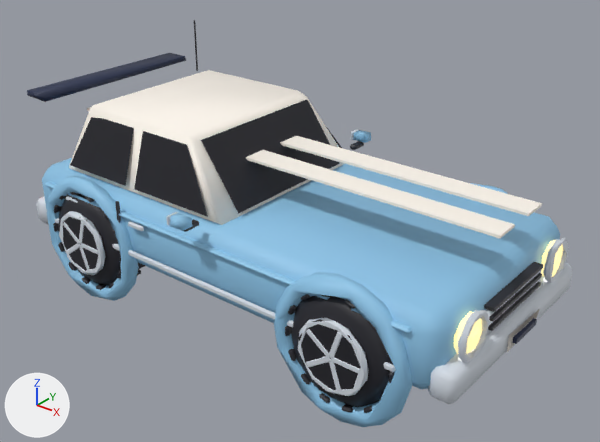
The glTF model public/models/lod/car_c.glb as it was, and as the next commit left it.
One viewpoint serves both versions: a 50 mm camera at (3.82, -4.56, 3.49) aimed at (0.17, 0.01, 0.66). Arrows for +X, +Y and +Z are at lower left; the lights stay in place. The older version comes first. Where no turn or scale is listed for an object, it has been applied to the vertices. Vertices at exactly the same position are counted once.

The first picture shows 'car_c'.
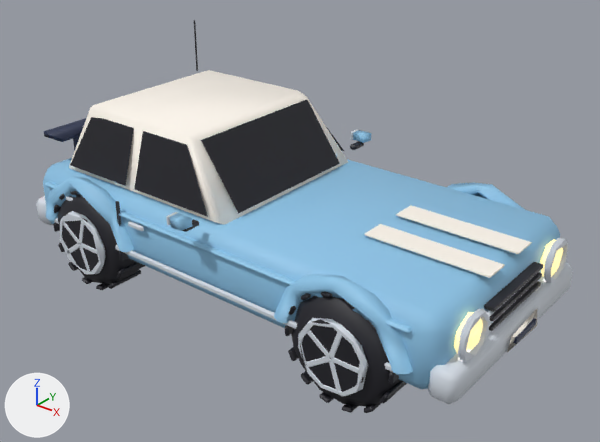
Where the newer file only moved an object's origin or applied its transform, the numbers keep the older frame.

What changed in the scene script:
```text
Change me_car_c_005:
    used by ob_car_c; location = (-0.026, 0.0, 0.892)
    remove me_car_c_005.from_pydata(...)  # 3642 vertices, 6625 faces; spans x -2.12..2.12, y -1.14..1.14, z -1.0..1.0
    add me_car_c_005.from_pydata(...)  # 3374 vertices, 6142 faces; spans x -2.12..2.12, y -1.13..1.13, z -0.89..1.0
    me_car_c_005 part 1: a new loose piece, a box spanning x 1.0007..1.9506, y 0.0999..0.3, z 0.0214..0.0312, in mat_toy
    me_car_c_005 part 2: a new loose piece, a box spanning x 1.0007..1.9506, y -0.3001..-0.1, z 0.0214..0.0312, in mat_toy
    me_car_c_005 part 3: the loose piece of 4 vertices spanning x 2.08..2.1, y -0.22..0.22, z -0.52..-0.39 is rebuilt with 4 vertices and now spans x 2.09..2.1, y -0.22..0.21, z -0.53..-0.39
    me_car_c_005 part 4: a new loose piece of 24 vertices spanning x -1.8..-1.74, y -0.58..-0.52, z 0.01..0.23, in mat_toy
    me_car_c_005 part 5: 22 loose pieces with 85 vertices, spanning x -2.05..1.99, y -1.04..1.04, z -0.63..0.58, are deleted
    me_car_c_005 part 6: 85 vertices moved from x 0.86..2.07, y -1.04..1.04, z -0.88..-0.06 to x 0.86..2.08, y -1.04..1.04, z -0.87..-0.06; 399 vertices removed from x 0.73..2.08, y -1.04..1.04, z -1.0..0.06; 256 vertices added at x 0.74..2.07, y -1.04..1.04, z -0.88..0.06
    me_car_c_005 part 7: 53 vertices moved from x -2.0..-0.72, y -1.04..1.04, z -0.83..-0.1 to x -1.98..-0.69, y -1.04..1.04, z -0.82..-0.13; 351 vertices removed from x -2.12..-0.68, y -1.04..1.04, z -1.0..0.53; 231 vertices added at x -2.12..-0.69, y -1.04..1.04, z -0.88..0.26
    me_car_c_005 part 8: 5 vertices moved from x -0.03..0.09, y -1.14..-1.03, z 0.09..0.17 to x -0.04..0.09, y -1.13..-1.03, z 0.08..0.15; 7 vertices removed from x -0.06..0.1, y -1.12..-0.77, z 0.0..0.15; 7 vertices added at x -0.06..0.12, y -1.13..-0.74, z 0.0..0.15
    me_car_c_005 part 9: 4 vertices moved from x -0.03..0.09, y 1.03..1.14, z 0.09..0.15 to x -0.04..0.09, y 1.02..1.12, z 0.09..0.17; 3 vertices removed from x -0.06..-0.05, y 1.12, z 0.09..0.15; 3 vertices added at x -0.06..-0.05, y 1.13, z 0.09..0.15
    other edits to the shape of me_car_c_005 do not show in these pictures
```

Changed parts and their boxes [x1, y1, x2, y2] in the pictures (600 x 442 px; the box of a moved part takes in the faces that stretch with it):
'car_c', reshaped
    before: [27, 20, 572, 427]
    after: [37, 20, 573, 413]
part 1 of me_car_c_005, added
    after: [396, 205, 532, 254]
part 2 of me_car_c_005, added
    after: [364, 224, 505, 278]
part 3 of me_car_c_005, rebuilt (6% narrower)
    before: [507, 310, 539, 352]
    after: [507, 309, 537, 352]
part 4 of me_car_c_005, added (mostly hidden)
    after: [73, 136, 80, 151]
part 5 of me_car_c_005, deleted
    before: [27, 53, 542, 238]
part 6 of me_car_c_005, moved or reshaped
    before: [274, 183, 572, 427]
    after: [274, 182, 573, 407]
part 7 of me_car_c_005, moved or reshaped
    before: [36, 169, 139, 301]
    after: [37, 118, 139, 289]
part 8 of me_car_c_005, moved or reshaped
    before: [69, 97, 345, 231]
    after: [69, 97, 348, 231]
part 9 of me_car_c_005, moved or reshaped
    both: [353, 130, 371, 143]
